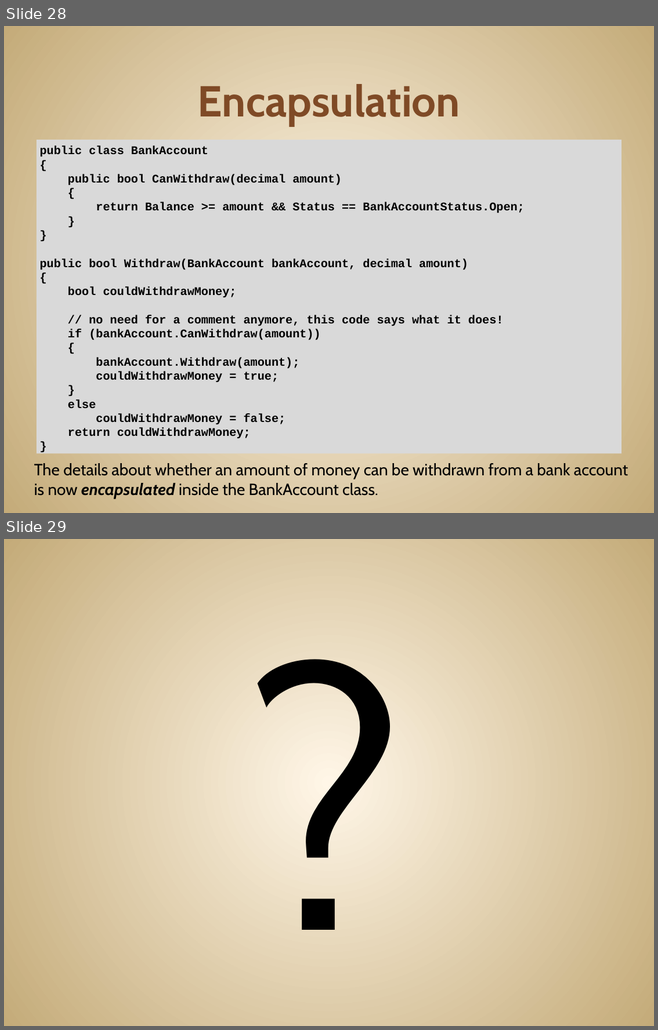
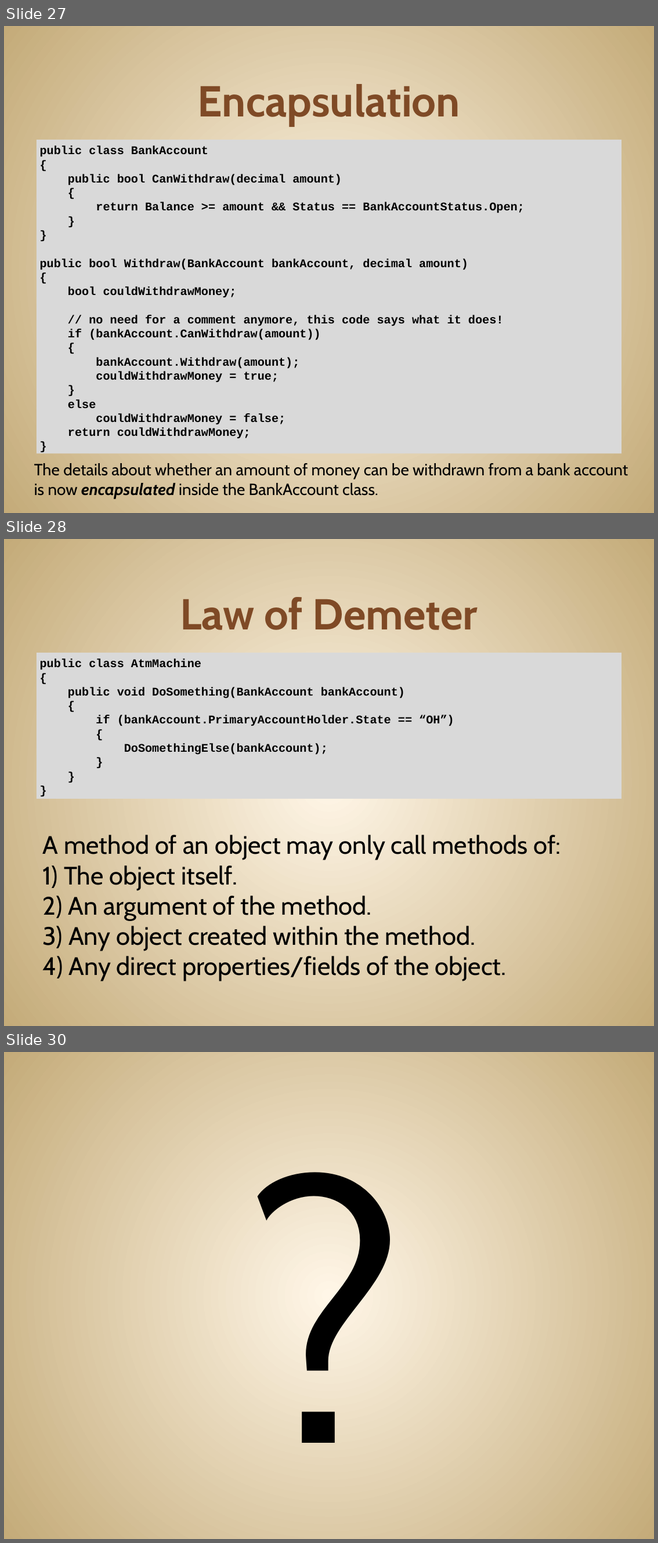
Before and after one commit to JonKruger/oop-solid-sample, a slide deck: slides/OOP-SOLID-CodeMash.pptx. Shown one above the other, each under a label of ours: slides 28 and 29 before the commit, slides 27, 28 and 30 after it; the slides between them are not shown. The pictures are 658x1030 and 658x1543 pixels, drawn with LibreOffice and Linux fonts; fonts in the diff are those of the drawing. Boxes give left, top, right and bottom in pixels: in the first picture for what was removed or moved away, otherwise in the second. Text is boxed around its words. In the diff, an @@ line names an element or a change of style, - is before the commit and + after.

```diff
--- a/slides/OOP-SOLID-CodeMash.pptx
+++ b/slides/OOP-SOLID-CodeMash.pptx
@@ slide 28 added at (4,539,654,1026), background gradient #FFF7E8 to #C4AA7A @@
@@ title added at (180,597,478,630), 48 pt, text #804B26, bold @@
+Law of Demeter
@@ text added at (36,653,621,799), fill #D9D9D9, 13 pt, text #000000, bold @@
+public class AtmMachine
+{
+public void DoSomething(BankAccount bankAccount)
+{
+if (bankAccount.PrimaryAccountHolder.State == “OH”)
+{
+DoSomethingElse(bankAccount);
+}
+}
+}
@@ text added at (43,835,560,982), 28 pt, text #000000 @@
+A method of an object may only call methods of:
+1) The object itself.
+2) An argument of the method.
+3) Any object created within the method.
+4) Any direct properties/fields of the object.
@@ what was slide 28 is now slide 27 @@
@@ what was slide 29 is now slide 30 @@
```
Also in this commit, not shown: 12 slides changed, 3 other slides added, 4 slides removed, 4 other files.
